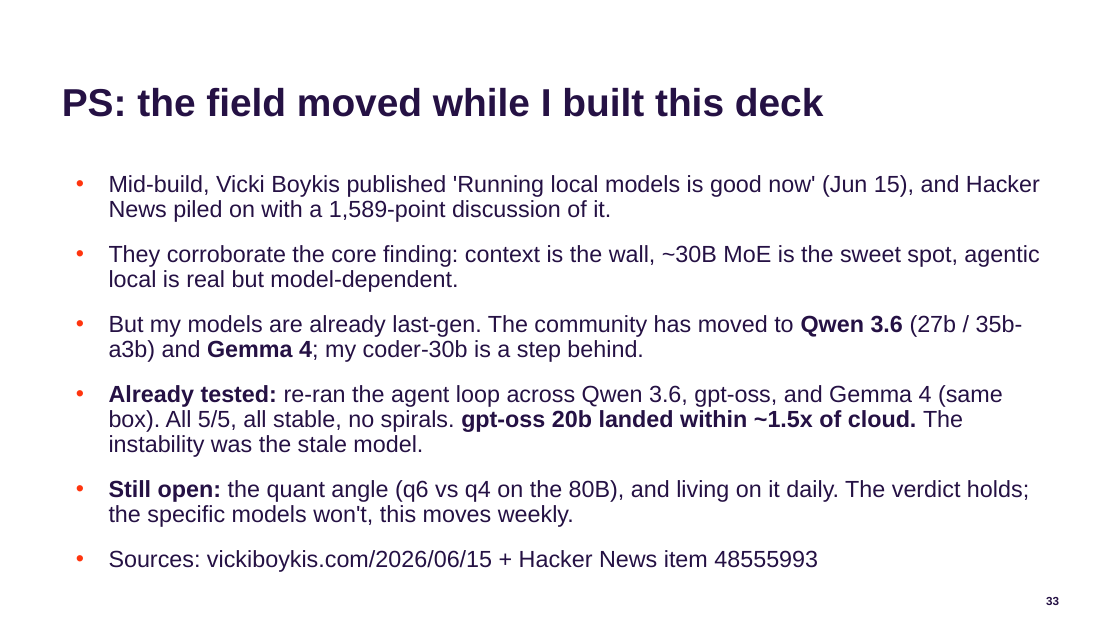
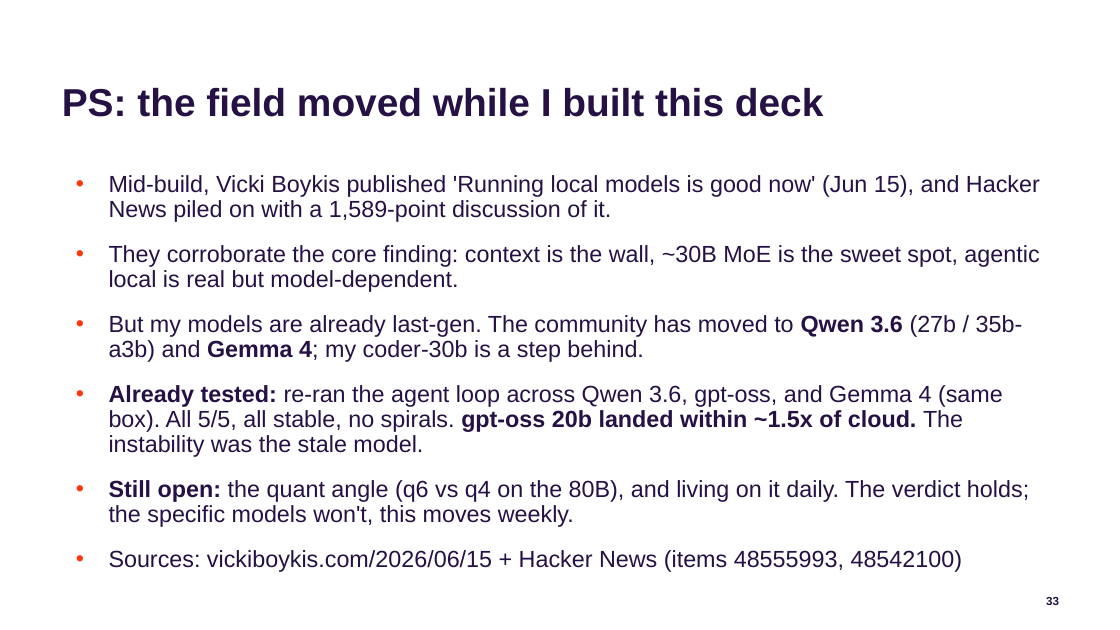
Before and after one commit to jconnolly/local-llm-pi5, a slide deck: slide 33 of local-llm-datasociety.pptx. Drawn at 1120x630 pixels with LibreOffice and Linux fonts; fonts in the diff are those of the drawing; background and template pictures are left out. Boxes give left, top, right and bottom in pixels: in the first picture for what was removed or moved away, otherwise in the second. Text is boxed around its words. In the diff, an @@ line names an element or a change of style, - is before the commit and + after.

Commit message:
PS slide: add subtle link to the 'Ask HN: replaced Claude with local for daily coding' corroborating thread (48542100)

```diff
--- a/local-llm-datasociety.pptx
+++ b/local-llm-datasociety.pptx
@@ text at (109, 550, 963, 572): text changed @@
-• Sources: vickiboykis.com/2026/06/15 + Hacker News item 48555993
+• Sources: vickiboykis.com/2026/06/15 + Hacker News (items 48555993, 48542100)
```
Also in this commit, not shown: 3 other files.
